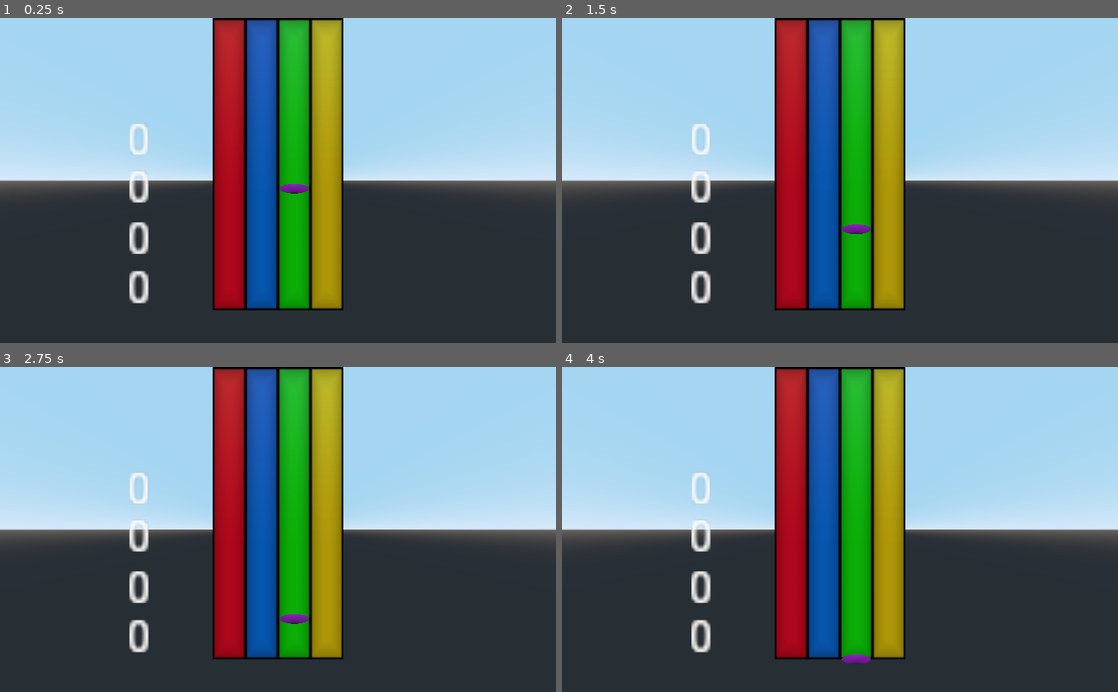
Above: before the commit, frames 1-4 (two rows, left to right).
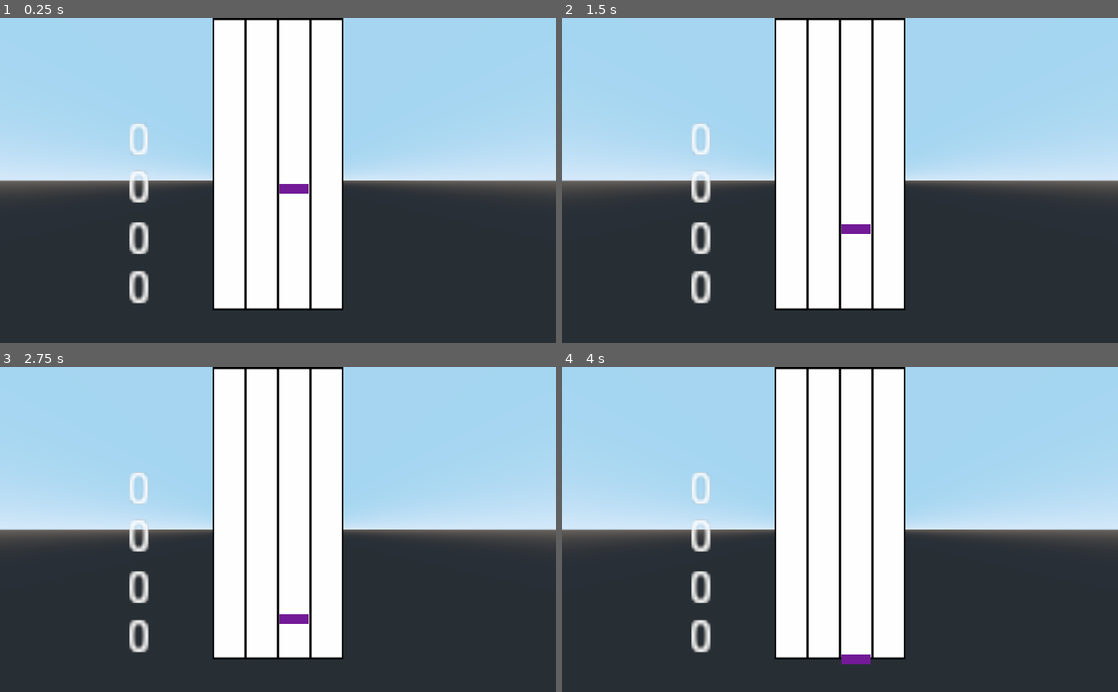
Above: after the commit, the same moments.

Repository: Xwilarg/BearJam
Game: Godot game, scene res://Scenes/Night.tscn
The game is run twice, just before and just after one commit, with the same random seed, the same clock (stepped at 60 frames per second) and the same inputs. This scene is started directly instead of the project's main scene.
Inputs (mouse positions are in pixels of both pictures, inside the frame that each line leads up to):
- Up to frame 1 (0.25 s): no input
- Up to frame 2 (1.5 s): move the mouse to (962, 164) at 0.52 s; hold W (forward) 0.53-1.28 s; hold F (Blue) 0.53-1.28 s; move the mouse to (728, 196) at 1.27 s; hold S (backward) from 1.28 s (still down); tap J (Green) at 1.35 s
- Up to frame 3 (2.75 s): move the mouse to (333, 458) at 2.02 s; release S (backward) at 2.03 s; hold W (forward) from 2.03 s (still down); hold D (Red) from 2.03 s (still down)
- Up to frame 4 (4 s): move the mouse to (812, 594) at 2.77 s; release D (Red) at 2.78 s; tap K (Yellow) at 2.85 s; move the mouse to (1006, 578) at 3.52 s; release W (forward) at 3.53 s; hold A (left) from 3.53 s (still down); hold Space (action_spacebar) from 3.53 s (still down)

The runs differ from the first frame. In frame 1, 20% of the frame differs, in the area x 38-62%, y 0-90%; in frame 2, 20%; in frame 3, 20%; in frame 4, 20%, in the area x 38-62%, y 0-92%.

Commit message:
Clean assets

Diff:
--- a/Scenes/Night.tscn
+++ b/Scenes/Night.tscn
@@ -1,11 +1,8 @@
-[gd_scene load_steps=8 format=2]
+[gd_scene load_steps=5 format=2]
 
-[ext_resource path="res://UI/redbar.png" type="Texture" id=1]
+[ext_resource path="res://UI/WhiteBar.png" type="Texture" id=1]
 [ext_resource path="res://Scripts/Night.gd" type="Script" id=2]
 [ext_resource path="res://Scenes/Note.tscn" type="PackedScene" id=3]
-[ext_resource path="res://UI/blubar.png" type="Texture" id=4]
-[ext_resource path="res://UI/yelbar.png" type="Texture" id=5]
-[ext_resource path="res://UI/grebar.png" type="Texture" id=6]
 
 [sub_resource type="BoxShape" id=1]
 
@@ -23,15 +20,15 @@
 
 [node name="RedLane2" type="Sprite3D" parent="."]
 transform = Transform( 1, 0, 0, 0, 1.8, 0, 0, 0, 1, -0.5, 5.5, -2.362 )
-texture = ExtResource( 4 )
+texture = ExtResource( 1 )
 
 [node name="RedLane3" type="Sprite3D" parent="."]
 transform = Transform( 1, 0, 0, 0, 1.8, 0, 0, 0, 1, 0.5, 5.5, -2.362 )
-texture = ExtResource( 6 )
+texture = ExtResource( 1 )
 
 [node name="RedLane4" type="Sprite3D" parent="."]
 transform = Transform( 1, 0, 0, 0, 1.8, 0, 0, 0, 1, 1.5, 5.5, -2.362 )
-texture = ExtResource( 5 )
+texture = ExtResource( 1 )
 
 [node name="Miss Area" type="Area" parent="."]
 transform = Transform( 1, 0, 0, 0, 1, 0, 0, 0, 1, 0, -0.448635, -1.45142 )
@@ -48,11 +45,13 @@
 shape = SubResource( 1 )
 
 [node name="Hit Area" type="Area" parent="."]
-transform = Transform( 1, 0, 0, 0, 1, 0, 0, 0, 1, 0, 0.83849, -1.45142 )
+transform = Transform( 1, 0, 0, 0, 1, 0, 0, 0, 1, 0, 1.94602, -1.45142 )
 
 [node name="CollisionShape" type="CollisionShape" parent="Hit Area"]
 transform = Transform( 2, 0, 0, 0, 0.1, 0, 0, 0, 1, 0, 0.385225, 0 )
 shape = SubResource( 1 )
+
+[node name="MeshInstance" type="MeshInstance" parent="Hit Area"]
 
 [node name="Note" parent="." instance=ExtResource( 3 )]
 transform = Transform( 1, 0, 0, 0, 1, 0, 0, 0, 1, 0.5, 5, -2 )
--- a/Scenes/Note.tscn
+++ b/Scenes/Note.tscn
@@ -4,7 +4,7 @@
 
 [sub_resource type="SphereShape" id=3]
 
-[sub_resource type="SphereMesh" id=1]
+[sub_resource type="CubeMesh" id=4]
 
 [sub_resource type="SpatialMaterial" id=2]
 albedo_color = Color( 0.898039, 0.133333, 0.85098, 1 )
@@ -17,6 +17,6 @@
 shape = SubResource( 3 )
 
 [node name="MeshInstance" type="MeshInstance" parent="CollisionShape"]
-mesh = SubResource( 1 )
+mesh = SubResource( 4 )
 skeleton = NodePath("../..")
 material/0 = SubResource( 2 )
Binary file added: UI/WhiteBar.png
Not shown, added: UI/WhiteBar.png.import
